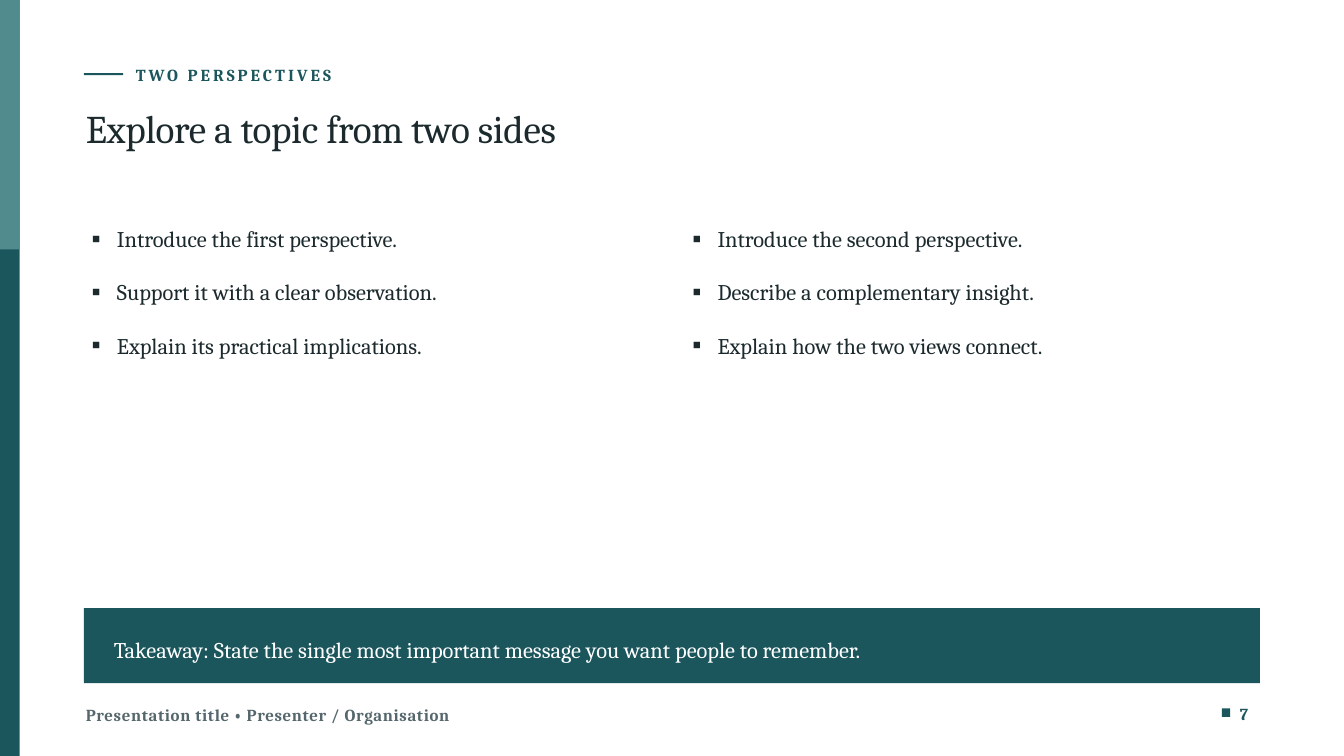
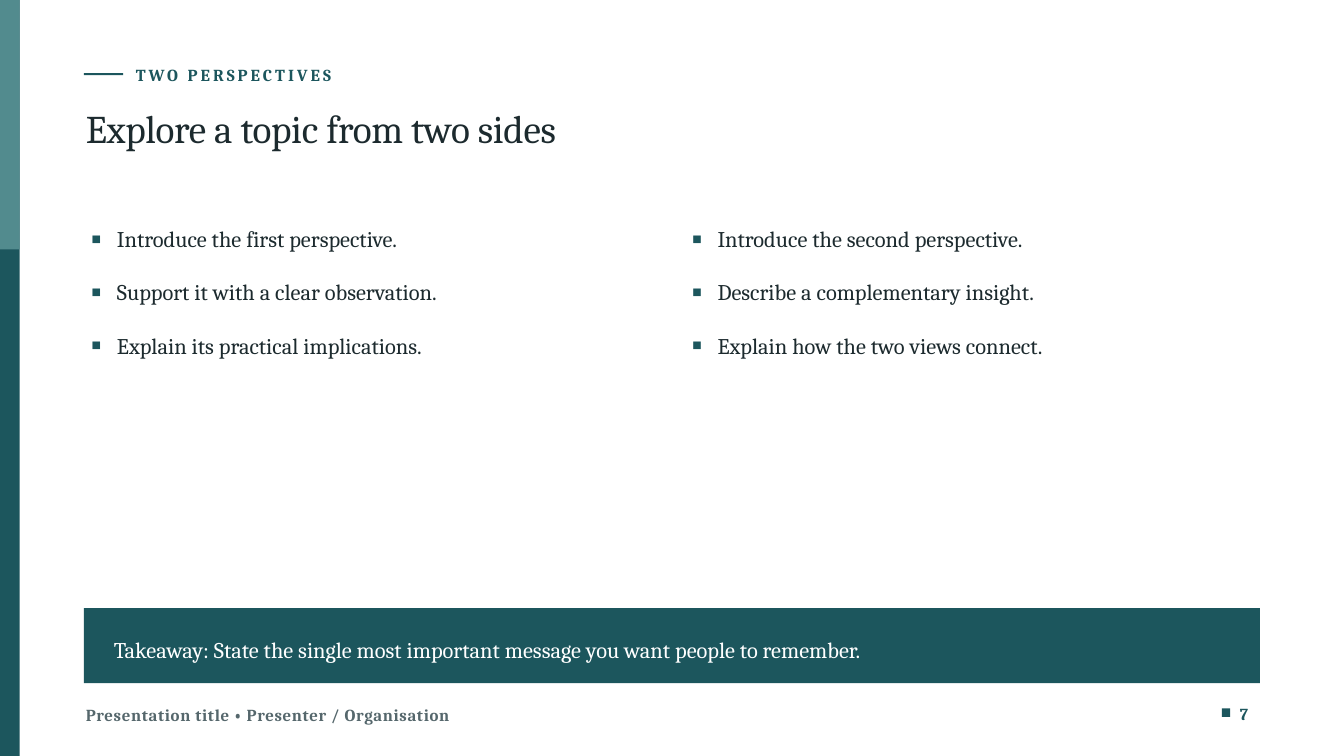
Before and after one commit to juanmlarios/Presentations, a slide deck: slide 7 of Teal_Editorial_Starter.pptx. Drawn at 1344x756 pixels with LibreOffice and Linux fonts; fonts in the diff are those of the drawing. Boxes give left, top, right and bottom in pixels: in the first picture for what was removed or moved away, otherwise in the second. Text is boxed around its words. In the diff, an @@ line names an element or a change of style, - is before the commit and + after.

```diff
--- a/Teal_Editorial_Starter.pptx
+++ b/Teal_Editorial_Starter.pptx
@@ text "Introduce the first perspective." at (117, 231, 437, 359): bullet ▪ to ■ @@
@@ text "Introduce the second perspective." at (718, 231, 1043, 359): bullet ▪ to ■ @@
```
Also in this commit, not shown: 4 other slides changed, 3 other files.
